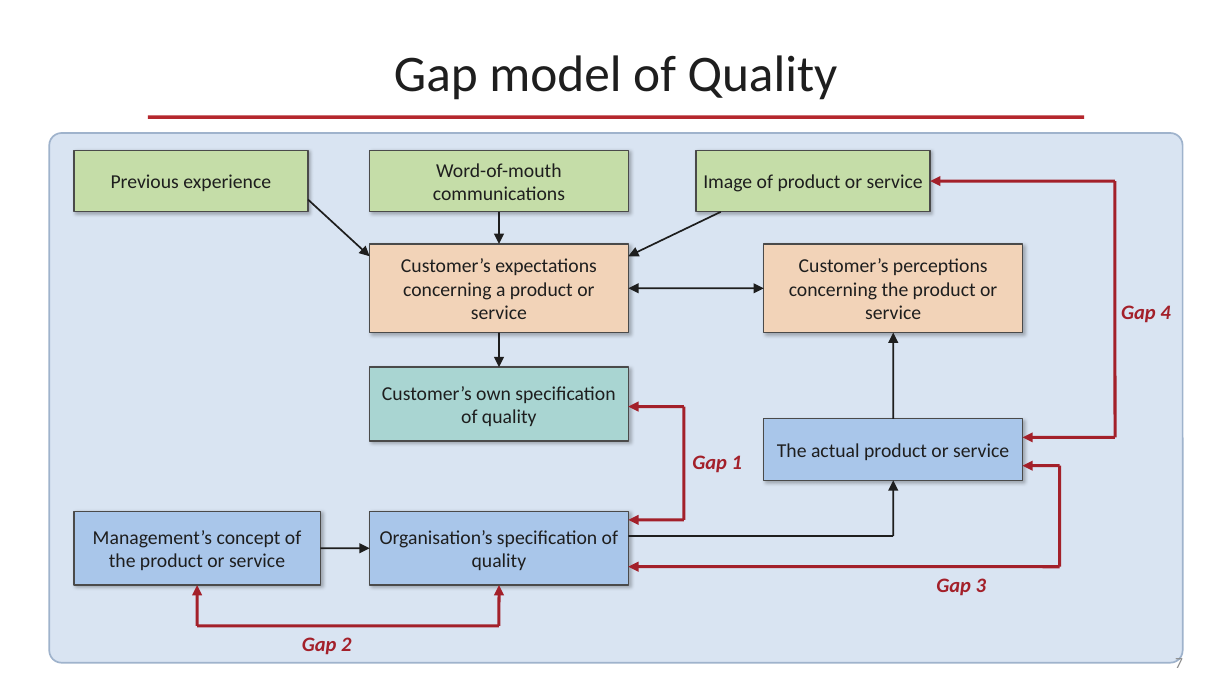
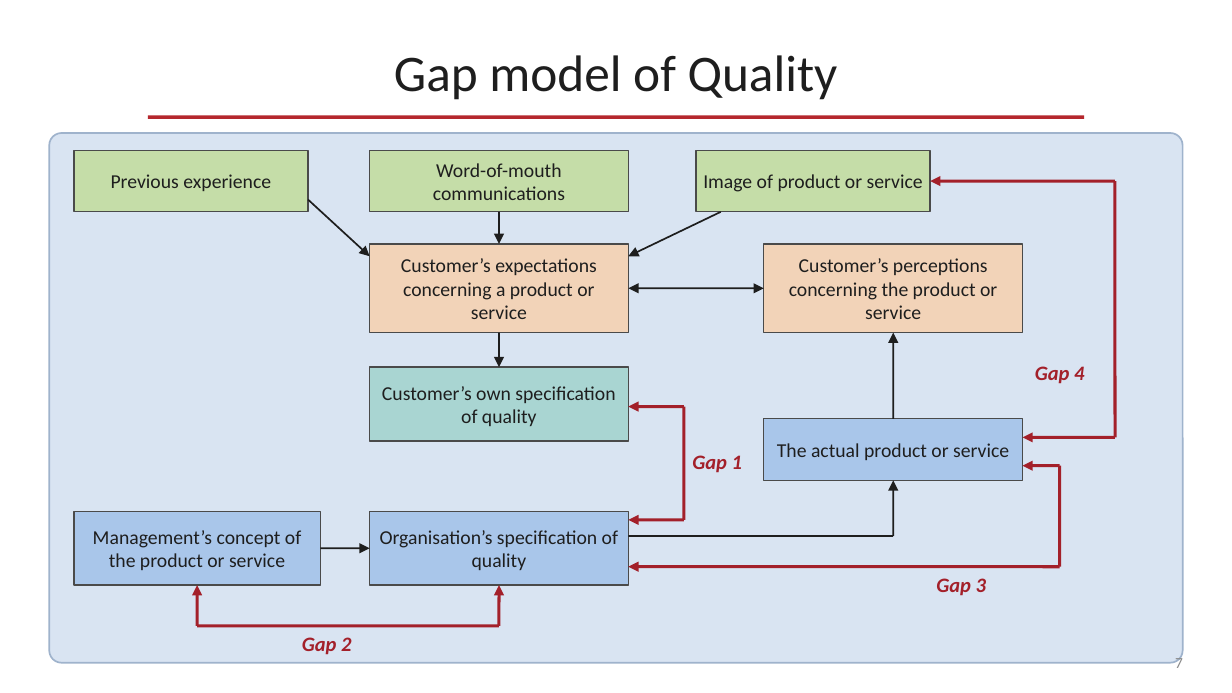
Before and after one commit to OfficialMatteoPiras/ManagementEngineering, a slide deck: slide 7 of SmartOperationsAndSupplyChain Management/pdf/Quality Management-claude.pptx. Drawn at 1232x693 pixels with LibreOffice and Linux fonts; fonts in the diff are those of the drawing. Boxes give left, top, right and bottom in pixels: in the first picture for what was removed or moved away, otherwise in the second. Text is boxed around its words. In the diff, an @@ line names an element or a change of style, - is before the commit and + after.

Commit message:
vault backup: 2026-11-23 11:19:41 | hostname: M1_Laptop | # files: 1 | files: M SmartOperationsAndSupplyChain Management/pdf/Quality Management-claude.pptx

```diff
--- a/SmartOperationsAndSupplyChain Management/pdf/Quality Management-claude.pptx
+++ b/SmartOperationsAndSupplyChain Management/pdf/Quality Management-claude.pptx
@@ text "Gap 4": place and size @@
-text "Gap 4" at bbox=[1121, 305, 1170, 323]
+text "Gap 4" at bbox=[1035, 366, 1084, 384]
@@ shadow off in 9 elements at bbox=[74, 150, 308, 212], bbox=[370, 150, 628, 212], bbox=[696, 150, 930, 212], bbox=[370, 244, 628, 333], bbox=[764, 244, 1023, 333], bbox=[370, 367, 628, 441], bbox=[764, 419, 1023, 480], bbox=[370, 511, 628, 585], bbox=[74, 511, 320, 585] @@
```
Also in this commit, not shown: 4 slides added.
